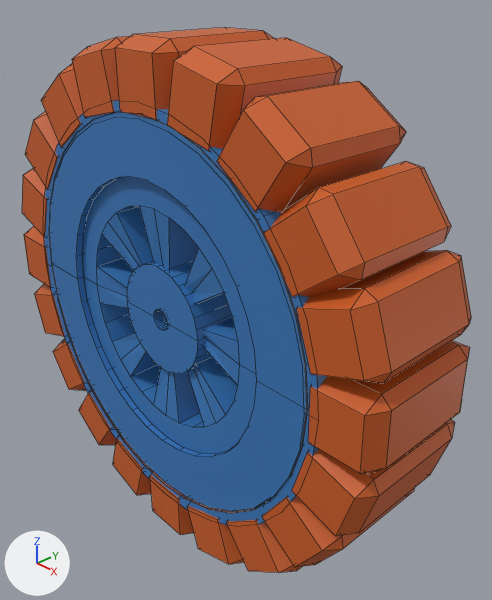
A saved change to the Blender file Models/blend_files/magnetic_pole.blend.
One viewpoint serves both versions: a 50 mm lens placed at (0.218, -0.182, 0.139), pointed at (0.01, 0.014, -0.001). Every picture has the same lights, and +X, +Y and +Z are marked at lower left. Mesh edges are drawn as thin lines.

The older version as bpy lines, for what is in view:
```python
ob_cylinder = bpy.data.objects.new('Cylinder', me_cylinder)
ob_cylinder.location = (0.0, 0.0, 0.0)
ob_cylinder.rotation_euler = (1.571, 0.0, 0.0)  # degrees (90, 0, 0)
ob_cylinder.scale = (0.292, 0.292, 0.105)
ob_magnetic_pole = bpy.data.objects.new('magnetic pole', me_cube_005)
ob_magnetic_pole.location = (0.0, 0.0, 0.0)
ob_magnetic_pole.rotation_euler = (1.571, -0.314, 0.0)  # degrees (90, -18, 0)
ob_magnetic_pole.scale = (0.0521, 0.0521, 0.104)
ob_rotor_support = bpy.data.objects.new('rotor support', me_cylinder_008)
ob_rotor_support.location = (0.0, 0.0, 0.0)
ob_rotor_support.rotation_euler = (1.571, 0.0, 0.0)  # degrees (90, 0, 0)
ob_rotor_support.scale = (0.0833, 0.0833, 0.0938)
ob_rotor_yoke = bpy.data.objects.new('rotor yoke', me_cylinder_004)
ob_rotor_yoke.location = (0.0, 0.0, 0.0)
ob_rotor_yoke.rotation_euler = (1.571, 0.0, 0.0)  # degrees (90, 0, 0)
ob_rotor_yoke.scale = (0.292, 0.292, 0.104)
```
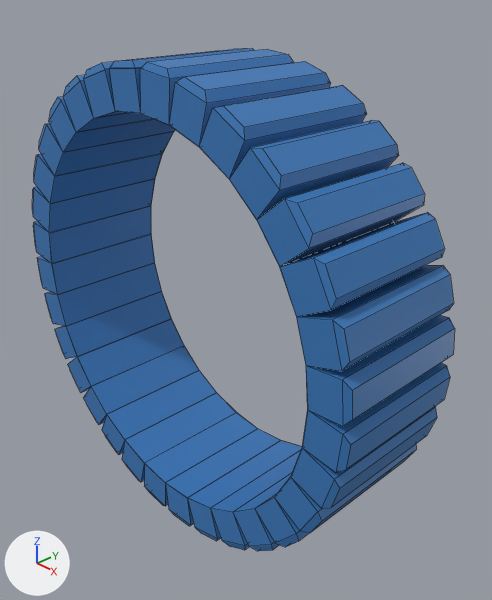
Changed parts and their boxes [x1, y1, x2, y2] in the pictures (492 x 600 px):
'magnetic pole', reshaped, turned, rescaled: before [22, 27, 471, 573]; after [32, 48, 455, 551]
'rotor yoke', hidden: before [50, 112, 307, 512]
'rotor support', hidden: before [82, 176, 256, 454]
'Cylinder', deleted: before [49, 112, 307, 512]
part 1 of me_cube_005, deleted: before [22, 27, 471, 573]
part 2 of me_cube_005, added: after [32, 48, 455, 551]
part 3 of me_cube_005, deleted: before [44, 100, 327, 525]

Edits to the bpy script that builds the scene:
```text
Change me_cube_005:
    used by ob_magnetic_pole; location = (0.0, 0.0, 0.0); rotation_euler = (1.571, -0.314, 0.0), in degrees (90, -18, 0); scale = (0.0521, 0.0521, 0.104)
    remove me_cube_005.from_pydata(...)  # 915 vertices, 774 faces; spans x -2.36..2.26, y -2.32..2.27, z -0.31..0.31
    remove me_cube_005.materials.append(mat_material_003)  # orange #cc5e22
    add me_cube_005.from_pydata(...)  # 430 vertices, 349 faces; spans x -0.37..0.37, y -0.37..0.37, z -0.31..0.3
    me_cube_005 part 1: 20 loose pieces with 751 vertices, spanning x -2.36..2.26, y -2.32..2.27, z -0.3..0.31, are deleted
    me_cube_005 part 2: 430 vertices added at x -0.37..0.37, y -0.37..0.37, z -0.31..0.3
    me_cube_005 part 3: 164 vertices removed from x -1.86..1.78, y -1.86..1.79, z -0.31..0.3
Change ob_rotor_yoke:
    add ob_rotor_yoke.hide_set(True)
Change ob_rotor_support:
    add ob_rotor_support.hide_set(True)
Change ob_magnetic_pole:
    ob_magnetic_pole.rotation_euler: (1.571, -0.314, 0.0) -> (1.571, 0.0, 0.0)  # degrees (90, -18, 0) -> degrees (90, 0, 0)
    ob_magnetic_pole.scale: (0.0521, 0.0521, 0.104) -> (0.293, 0.293, 0.104)
Remove ob_cylinder:
    ob_cylinder = bpy.data.objects.new('Cylinder', me_cylinder)
    ob_cylinder.location = (0.0, 0.0, 0.0)
    ob_cylinder.rotation_euler = (1.571, 0.0, 0.0)  # degrees (90, 0, 0)
    ob_cylinder.scale = (0.292, 0.292, 0.105)
```
